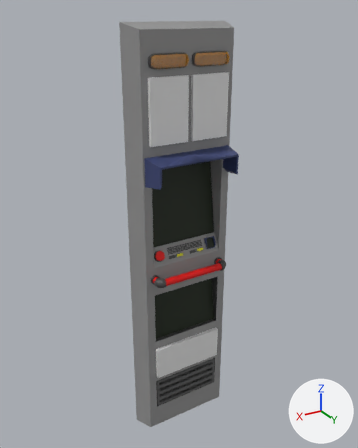
Before and after pictures for a commit that changed the FBX model Assets/Props/Enviro_LevelArtProps/ControlPanel.fbx.
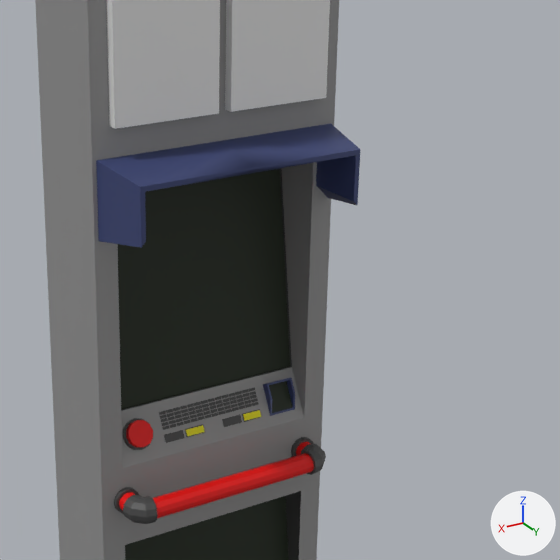
Each version appears first whole from a camera (50 mm lens) standing at (1.113, 1.827, 1.039) and looking at (0.007, -0.016, 0.118), and next in a close-up on the part from 31% to 87% of the width and 23% to 67% of the height. The lights are fixed; the arrows at lower right show +X, +Y and +Z. The older version's two pictures come first. Where no turn or scale is listed for an object, it has been applied to the vertices.

In view in the first close-up: 'Control_Panel', 'Control_Panel.003', 'Control_Panel.004', 'Control_Panel_Screen1', 'Control_Panel_Screen3' and 1 more.
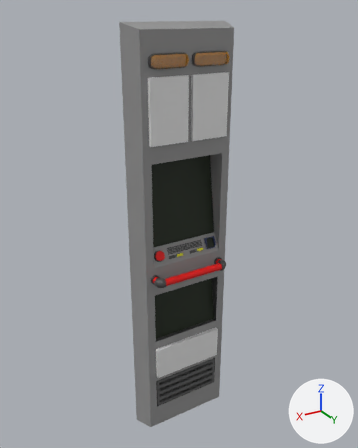
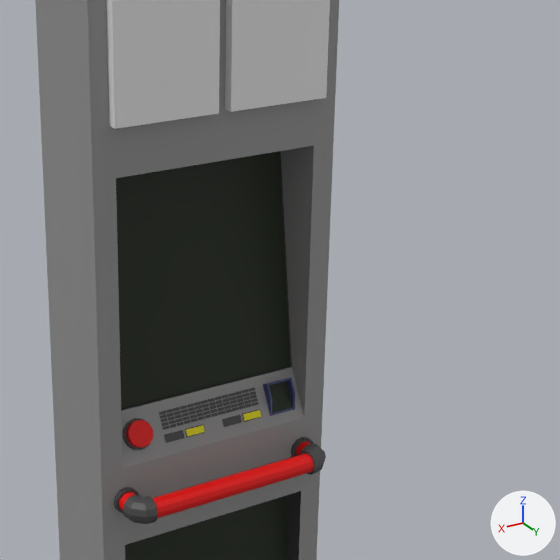
Boxes [x1, y1, x2, y2] around the edits, measured in the close-ups (560 x 560 px):
'Control_Panel', reshaped
    before: [35, 0, 360, 560]
    after: [35, 0, 339, 560]
part 1 of me_cube_005, cut back
    before: [96, 123, 360, 248]
    after: [96, 123, 331, 241]

The edits, one by one:
me_cube_005 is used by ob_control_panel; location (0.0, 0.0, 0.0).
me_cube_005 had 1194 vertices, 1020 faces and spanned x -0.25..0.25, y -0.06..0.15, z -1.0..1.0.
me_cube_005 now has 1184 vertices, 1009 faces and spans x -0.25..0.25, y -0.06..0.12, z -1.0..1.0.
Part 1, on me_cube_005:
10 vertices are removed from x -0.2..0.2, y 0.15, z 0.37..0.46.
15 faces are deleted.
4 new faces join them, mat_levergrey (grey #939393).
